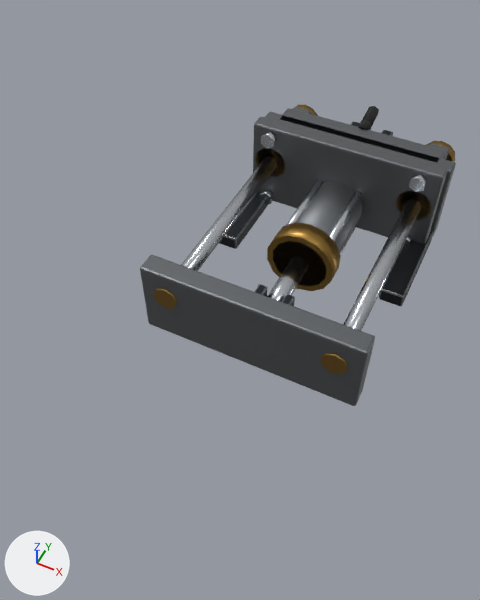
The Blender file Assets/Game/Art/Models/_Source~/components/mechanical/ram_slide.blend as it was, and as the next commit left it.
One viewpoint serves both versions: a camera (50 mm lens) standing at (0.102, -0.386, 0.305) and looking at (-0.036, -0.112, -0.039). The lights are fixed; the arrows at lower left show +X, +Y and +Z. The older version comes first.

Names of what the first picture shows: 'Mesh_RamSlide_Carriage', 'Mesh_RamSlide_Cylinder', 'Mesh_RamSlide_Rails'.
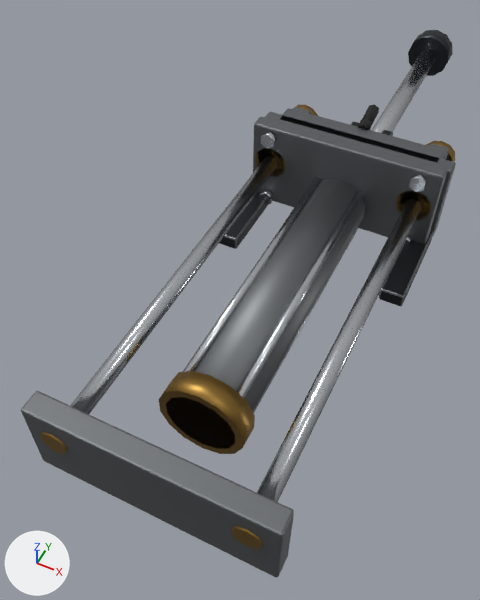
The edits, one by one:
me_mesh_ramslide_rails is used by ob_mesh_ramslide_rails; location (0.0, 0.0, 0.0).
me_mesh_ramslide_rails had 456 vertices, 382 faces and spanned x -0.068..0.068, y -0.176..0.0, z -0.022..0.038.
me_mesh_ramslide_rails now has 456 vertices, 382 faces and spans x -0.068..0.068, y -0.281..0.0, z -0.022..0.038.
me_mesh_ramslide_rails part 1: the loose piece of 16 vertices spanning x -0.06..-0.044, y -0.176..-0.162, z 0.01..0.026 is moved by (0.0, -0.105, 0.0).
me_mesh_ramslide_rails part 2: the loose piece of 16 vertices spanning x 0.044..0.06, y -0.176..-0.162, z 0.01..0.026 is moved by (0.0, -0.105, 0.0).
me_mesh_ramslide_rails part 3: the loose piece of 56 vertices spanning x -0.068..0.068, y -0.175..-0.162, z -0.014..0.036 is moved by (0.0, -0.105, 0.0).
me_mesh_ramslide_rails part 4: all 10 vertices in x -0.057..-0.047, y -0.175, z 0.013..0.023 are moved by (0.0, -0.105, 0.0).
me_mesh_ramslide_rails part 5: all 10 vertices in x 0.047..0.057, y -0.175, z 0.013..0.023 are moved by (0.0, -0.105, 0.0).
me_mesh_ramslide_cylinder is used by ob_mesh_ramslide_cylinder; location (0.0, 0.0, 0.0).
me_mesh_ramslide_cylinder had 316 vertices, 234 faces and spanned x -0.023..0.023, y -0.155..0.031, z -0.023..0.045.
me_mesh_ramslide_cylinder now has 184 vertices, 114 faces and spans x -0.025..0.025, y -0.23..0.031, z -0.026..0.046.
me_mesh_ramslide_cylinder part 6: a new loose piece, a 14-sided cylinder along y spanning x -0.02..0.02, y -0.23..0.0, z -0.021..0.021, in mat_mat_metal_steel_worn (grey #7a7d80).
me_mesh_ramslide_cylinder part 7: a new loose piece, a 14-sided cylinder along y spanning x -0.025..0.025, y -0.23..-0.216, z -0.026..0.026, in mat_mat_metal_brass_tarnished (brown #9c7b3f).
me_mesh_ramslide_cylinder part 8: a new loose piece, a 6-sided cylinder along y spanning x 0.0132..0.018, y -0.228..-0.002, z 0.0128..0.0184, in mat_mat_metal_chrome_scuffed (light grey #c9cdd2).
me_mesh_ramslide_cylinder part 9: a new loose piece, a 6-sided cylinder along y spanning x -0.018..-0.0132, y -0.228..-0.002, z 0.0128..0.0184, in mat_mat_metal_chrome_scuffed (light grey #c9cdd2).
me_mesh_ramslide_cylinder part 10: a new loose piece, a 6-sided cylinder along y spanning x 0.0132..0.018, y -0.228..-0.002, z -0.0184..-0.0128, in mat_mat_metal_chrome_scuffed (light grey #c9cdd2).
me_mesh_ramslide_cylinder part 11: the loose piece of 12 vertices spanning x -0.004..0.004, y 0.011..0.031, z 0.032..0.045 is moved by (0.0, 0.0, 0.001).
me_mesh_ramslide_cylinder part 12: the loose piece of 12 vertices spanning x -0.004..0.004, y 0.008..0.016, z 0.031..0.042 is moved by (0.0, 0.0, 0.001).
me_mesh_ramslide_cylinder part 13: 10 loose pieces with 264 vertices, spanning x -0.023..0.023, y -0.155..0.0, z -0.023..0.023, are deleted.
Other edits to the shape of me_mesh_ramslide_cylinder do not show in these pictures.
Mesh me_mesh_ramslide_rod is new.
It has 172 vertices, 144 faces and spans x -0.018..0.018, y -0.005..0.215, z -0.018..0.018.
Faces by material slot: [96, 26, 22].
It uses material mat_mat_metal_steel_worn (grey #7a7d80).
It uses material mat_mat_metal_steel_dark (dark grey #3a3e42).
It uses material mat_mat_metal_chrome_scuffed (light grey #c9cdd2).
Object 'Mesh_RamSlide_Rod' (ob_mesh_ramslide_rod) is new; it shows me_mesh_ramslide_rod.
Its location is (0.0, 0.0, 0.0).

Boxes [x1, y1, x2, y2] around the edits, measured in the pictures (480 x 600 px; the box of a moved part takes in the faces that stretch with it):
'Mesh_RamSlide_Rails', reshaped (38% wider, 58% taller): before [140, 112, 456, 406]; after [21, 112, 456, 578]
'Mesh_RamSlide_Cylinder', reshaped: before [255, 106, 379, 306]; after [159, 105, 379, 454]
'Mesh_RamSlide_Rod', added: after [372, 30, 453, 133]
    faces in mat_mat_metal_chrome_scuffed (light grey #c9cdd2): [372, 49, 436, 133]
    faces in mat_mat_metal_steel_dark (dark grey #3a3e42): [408, 30, 453, 76]
part 1 of me_mesh_ramslide_rails, moved or reshaped: before [154, 289, 177, 309]; after [40, 432, 67, 454]
part 2 of me_mesh_ramslide_rails, moved or reshaped: before [320, 353, 348, 374]; after [231, 526, 263, 549]
part 3 of me_mesh_ramslide_rails, moved or reshaped: before [140, 255, 375, 406]; after [21, 391, 294, 578]
part 4 of me_mesh_ramslide_rails, moved or reshaped: before [181, 157, 277, 271]; after [70, 157, 277, 414]
part 5 of me_mesh_ramslide_rails, moved or reshaped: before [343, 199, 421, 331]; after [257, 199, 421, 502]
part 6 of me_mesh_ramslide_cylinder, added: after [166, 179, 365, 449]
part 7 of me_mesh_ramslide_cylinder, added (brown): after [159, 371, 255, 454]
part 8 of me_mesh_ramslide_cylinder, added (mostly hidden): after [236, 190, 364, 399]
part 9 of me_mesh_ramslide_cylinder, added (mostly hidden): after [182, 177, 321, 372]
part 10 of me_mesh_ramslide_cylinder, added (mostly hidden): after [253, 228, 358, 413]
part 11 of me_mesh_ramslide_cylinder, moved or reshaped: before [362, 106, 379, 127]; after [362, 105, 379, 124]
part 12 of me_mesh_ramslide_cylinder, moved or reshaped: before [358, 120, 372, 130]; after [358, 119, 372, 130]
part 13 of me_mesh_ramslide_cylinder, deleted: before [255, 179, 362, 306]
